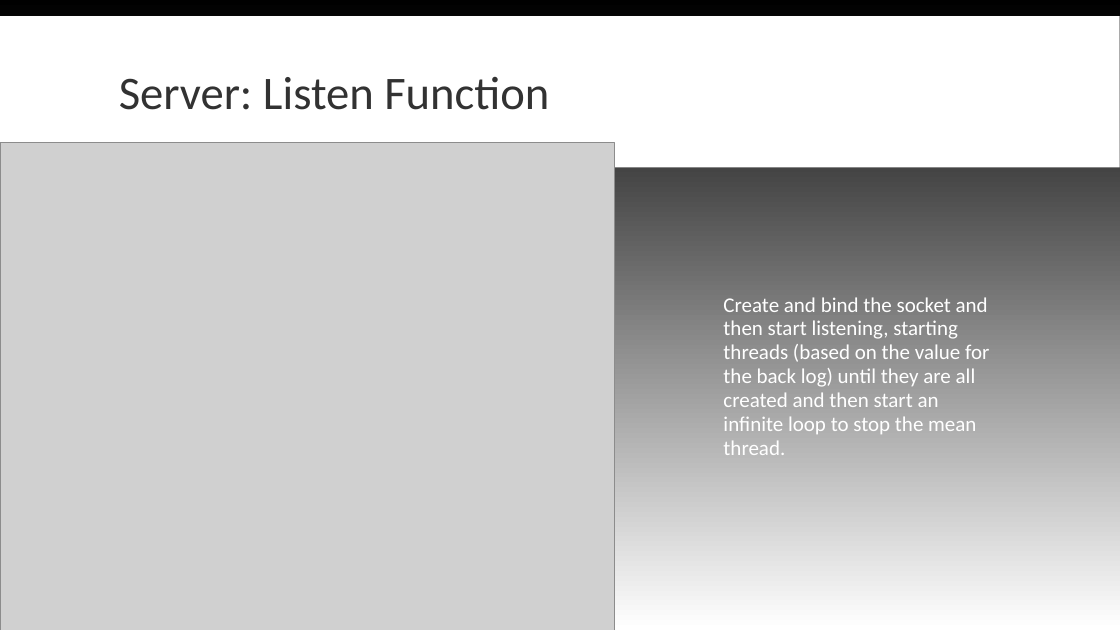
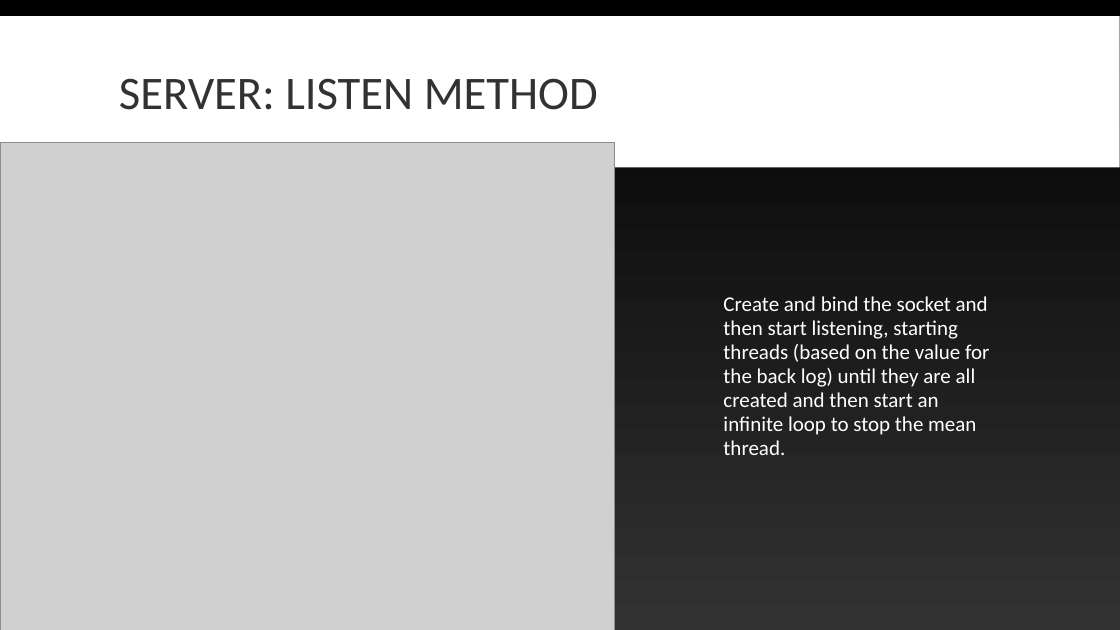
Before and after one commit to Blankpanda/chat_client, a slide deck: slide 9 of powerpoint/resources/Final Presentation Caleb Ellis.ppt. Drawn at 1120x630 pixels with LibreOffice and Linux fonts; fonts in the diff are those of the drawing; grey boxes stand for pictures. Boxes give left, top, right and bottom in pixels: in the first picture for what was removed or moved away, otherwise in the second. Text is boxed around its words. In the diff, an @@ line names an element or a change of style, - is before the commit and + after.

```diff
--- a/powerpoint/resources/Final Presentation Caleb Ellis.ppt
+++ b/powerpoint/resources/Final Presentation Caleb Ellis.ppt
@@ background gradient #000000 to #FFFFFF to gradient #000000 to #323232 @@
@@ title at (119,78,598,110): text changed @@
-Server: Listen Function
+SERVER: LISTEN METHOD
```
Also in this commit, not shown: 36 other slides changed, 2 slides added, 2 slides removed, 4 other files.
